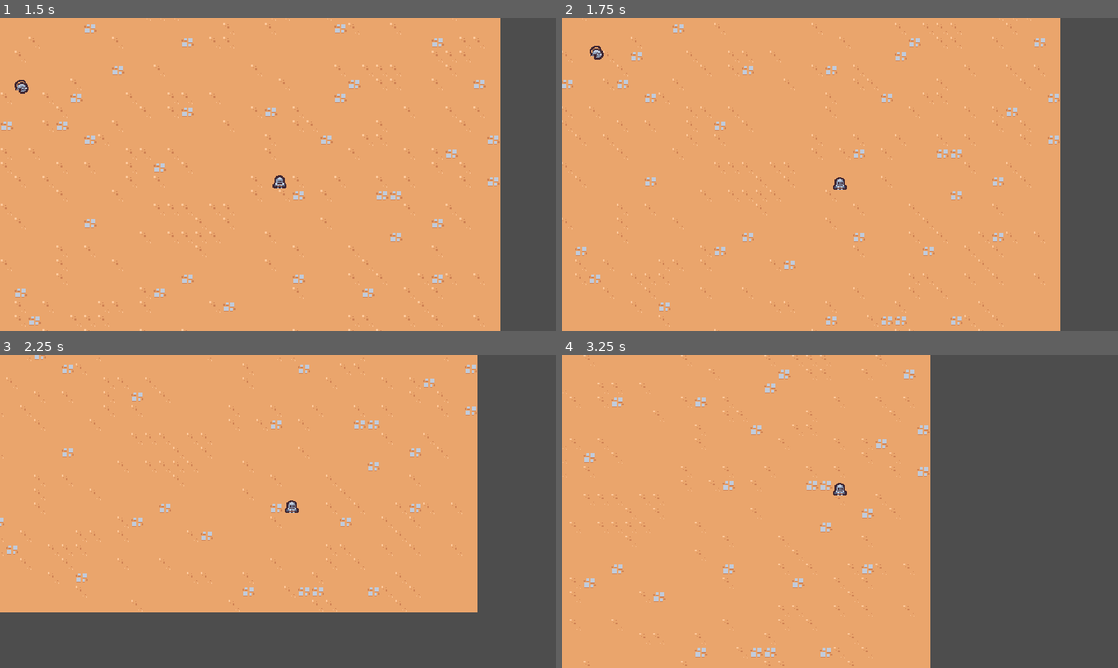
Above: before the commit, frames 1-4 (two rows, left to right).
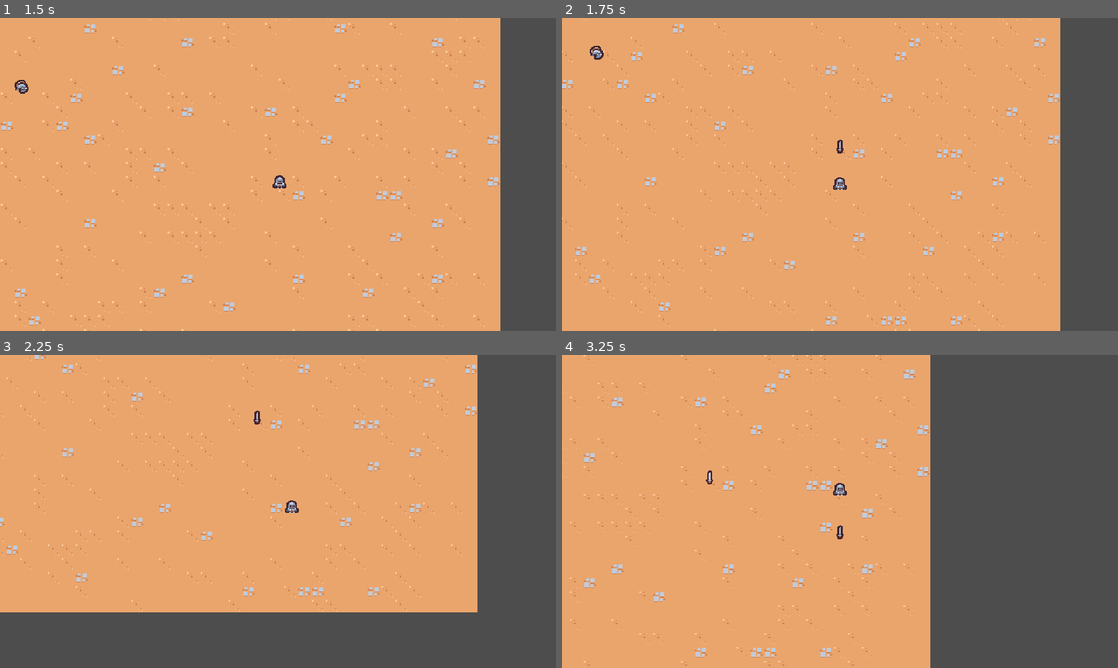
Above: after the commit, the same moments.

Repository: exglegaming/survivors-course
Game: Godot game, scene res://scenes/main/main.tscn
Same seed, same stepped clock (60 frames per second), same inputs: the game is played once before the commit and once after it.
Inputs:
- Up to frame 1 (1.5 s): hold D (move_right) 0.53-1.28 s; hold S (move_down) from 1.28 s (still down)
- Up to frame 2 (1.75 s): keep holding S (move_down)
- Up to frame 3 (2.25 s): release S (move_down) at 2.03 s; hold D (move_right) from 2.03 s (still down)
- Up to frame 4 (3.25 s): release D (move_right) at 2.78 s; hold W (move_up) from 2.78 s (still down)

Frame 1 is identical in both runs. In frame 2, less than 0.1% of the frame differs, in the area x 49-51%, y 38-44%; in frame 3, less than 0.1%; in frame 4, less than 0.1%, in the area x 25-51%, y 36-59%.

Commit message:
creating first sword ability

Diff:
--- /dev/null
+++ b/scenes/ability/sword_ability/sword_ability.tscn
@@ -0,0 +1,9 @@
+[gd_scene format=3 uid="uid://umj1isaqkpds"]
+
+[ext_resource type="Texture2D" uid="uid://cekprvqlibi4q" path="res://assets/weapons/sword.png" id="1_upg5g"]
+
+[node name="SwordAbility" type="Node2D" unique_id=896696562]
+
+[node name="Sprite2D" type="Sprite2D" parent="." unique_id=600812186]
+texture = ExtResource("1_upg5g")
+offset = Vector2(0, -4)
--- /dev/null
+++ b/scenes/ability/sword_ability_controller/sword_ability_controller.tscn
@@ -0,0 +1,12 @@
+[gd_scene format=3 uid="uid://udeijaobei6i"]
+
+[ext_resource type="Script" uid="uid://cekw0ed6v3l0k" path="res://scripts/ability/sword_ability_controller/sword_ability_controller.gd" id="1_4s6ac"]
+[ext_resource type="PackedScene" uid="uid://umj1isaqkpds" path="res://scenes/ability/sword_ability/sword_ability.tscn" id="2_e8bxv"]
+
+[node name="SwordAbilityController" type="Node" unique_id=923200658]
+script = ExtResource("1_4s6ac")
+sword_ability = ExtResource("2_e8bxv")
+
+[node name="Timer" type="Timer" parent="." unique_id=426786742]
+wait_time = 1.5
+autostart = true
--- a/scenes/player/player.tscn
+++ b/scenes/player/player.tscn
@@ -2,6 +2,7 @@
 
 [ext_resource type="Texture2D" uid="uid://hex0g4tx6rli" path="res://assets/player/player.png" id="1_8afob"]
 [ext_resource type="Script" uid="uid://cmoqk2ixot3a3" path="res://scripts/player/player.gd" id="1_dovo2"]
+[ext_resource type="PackedScene" uid="uid://udeijaobei6i" path="res://scenes/ability/sword_ability_controller/sword_ability_controller.tscn" id="2_gmlin"]
 
 [sub_resource type="CircleShape2D" id="CircleShape2D_8afob"]
 radius = 5.0
@@ -10,6 +11,10 @@
 collision_layer = 0
 script = ExtResource("1_dovo2")
 
+[node name="AbilityManager" type="Node" parent="." unique_id=1454310128]
+
+[node name="SwordAbilityController" parent="AbilityManager" unique_id=923200658 instance=ExtResource("2_gmlin")]
+
 [node name="Sprite2D" type="Sprite2D" parent="." unique_id=1293762126]
 position = Vector2(0, -8)
 texture = ExtResource("1_8afob")
--- /dev/null
+++ b/scripts/ability/sword_ability_controller/sword_ability_controller.gd
@@ -0,0 +1,20 @@
+class_name SwordAbilityController
+extends Node
+
+@export_category("References")
+@export var sword_ability: PackedScene
+
+@onready var timer: Timer = $Timer
+
+
+func _ready() -> void:
+	timer.timeout.connect(_on_timer_timeout)
+
+
+func _on_timer_timeout() -> void:
+	var player: Player = get_tree().get_first_node_in_group("player")
+	if player == null: return
+
+	var sword_instance: Node2D = sword_ability.instantiate()
+	player.get_parent().add_child(sword_instance)
+	sword_instance.global_position = player.global_position
Binary file added: assets/weapons/sword.png
Not shown, added: assets/weapons/sword.png.import
Not shown, added: scripts/ability/sword_ability_controller/sword_ability_controller.gd.uid
